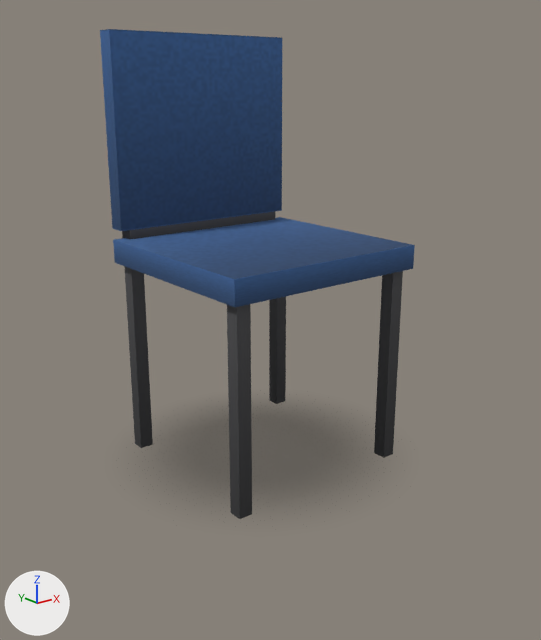
The glTF model data/scans/fixture-models/models/chair.glb: old version first, new version second.
Rendered twice from a 50 mm lens placed at (-0.957, -1.227, 0.795), pointed at (-0.01, -0.043, 0.321). The axes (+X, +Y, +Z) are drawn at lower left. The lights are the same throughout. The older version comes first. Vertices at exactly the same position are counted once.

Script lines for the objects in view, before the commit:
```python
me_back = bpy.data.meshes.new('back')
me_back.from_pydata(...)  # a box spanning x -0.22..0.22, y 0.2..0.24, z 0.5..0.9
me_back.materials.append(mat_back)  # picture img_back
me_legs = bpy.data.meshes.new('legs')
me_legs.from_pydata(...)  # a box spanning x -0.215..-0.185, y 0.175..0.205, z 0.0..0.43; a box spanning x 0.185..0.215, y 0.175..0.205, z 0.0..0.43; a box spanning x -0.215..-0.185, y -0.205..-0.175, z 0.0..0.43; a box spanning x 0.185..0.215, y -0.205..-0.175, z 0.0..0.43; a box spanning x -0.2..0.2, y 0.2..0.235, z 0.46..0.5
me_legs.materials.append(mat_legs)  # picture img_legs
me_seat = bpy.data.meshes.new('seat')
me_seat.from_pydata(...)  # a box spanning x -0.23..0.23, y -0.22..0.22, z 0.43..0.48
me_seat.materials.append(mat_seat)  # picture img_seat
me_shadow = bpy.data.meshes.new('shadow')
me_shadow.from_pydata(...)  # 4 vertices, 2 faces; spans x -0.375..0.375, y -0.375..0.375, z 0.002
me_shadow.materials.append(mat_shadow)  # picture img_shadow
ob_back = bpy.data.objects.new('back', me_back)
ob_back.location = (0.0, 0.0, 0.0)
ob_legs = bpy.data.objects.new('legs', me_legs)
ob_legs.location = (0.0, 0.0, 0.0)
ob_seat = bpy.data.objects.new('seat', me_seat)
ob_seat.location = (0.0, 0.0, 0.0)
ob_shadow = bpy.data.objects.new('shadow', me_shadow)
ob_shadow.location = (0.0, 0.0, 0.0)
```
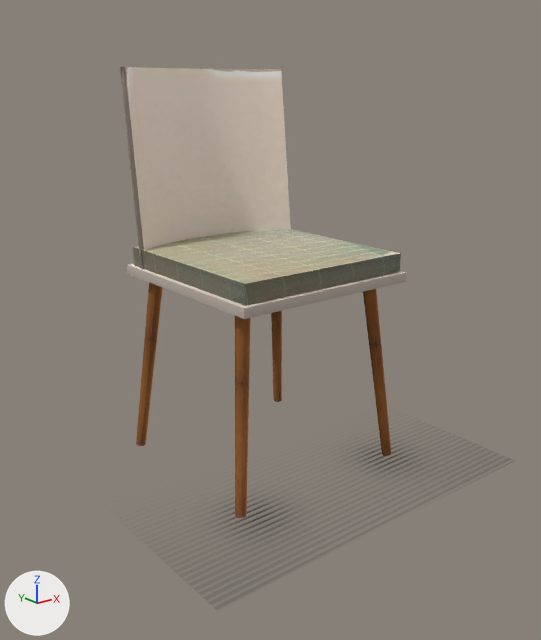
Where the change shows, as pixel boxes (x1, y1, x2, y2) in the pictures (541 x 640 px):
'back', reshaped, recoloured (6% narrower)
    before: (100, 29, 282, 231)
    after: (120, 67, 291, 269)
'seat', reshaped, recoloured (7% narrower)
    before: (113, 217, 415, 307)
    after: (126, 229, 407, 319)
'legs', reshaped, recoloured
    before: (122, 211, 403, 519)
    after: (136, 282, 391, 518)
'shadow', recoloured
    both: (204, 423, 416, 536)
part 3 of me_legs, rebuilt (7% narrower, 10% shorter)
    before: (124, 266, 153, 448)
    after: (136, 282, 163, 446)
part 4 of me_legs, rebuilt (33% narrower, 16% shorter)
    before: (269, 296, 286, 404)
    after: (271, 311, 282, 402)
part 5 of me_legs, rebuilt (35% narrower, 6% shorter)
    before: (227, 304, 252, 519)
    after: (235, 316, 251, 518)
part 6 of me_legs, rebuilt (11% shorter)
    before: (374, 271, 403, 458)
    after: (363, 289, 391, 456)
part 7 of me_legs, deleted
    before: (122, 211, 275, 239)

What changed in the scene script:
```text
Change me_seat:
    remove me_seat.from_pydata(...)  # 8 vertices, 12 faces; spans x -0.23..0.23, y -0.22..0.22, z 0.43..0.48
    remove me_seat.materials.append(mat_seat)  # picture img_seat
    add me_seat.from_pydata(...)  # 16 vertices, 24 faces; spans x -0.21..0.21, y -0.22..0.205, z 0.405..0.465
    me_seat part 1: the whole mesh is rebuilt
    add me_seat.materials.append(mat_seat_0)  # picture img_seat_0
    add me_seat.materials.append(mat_seat_1)  # picture img_seat_1
    add me_seat.materials.append(mat_seat_2)  # picture img_seat_2
    add me_seat.materials.append(mat_seat_3)  # picture img_seat_3
Change me_back:
    remove me_back.from_pydata(...)  # 8 vertices, 12 faces; spans x -0.22..0.22, y 0.2..0.24, z 0.5..0.9
    remove me_back.materials.append(mat_back)  # picture img_back
    add me_back.from_pydata(...)  # 238 vertices, 416 faces; spans x -0.206..0.206, y 0.136..0.246, z 0.41..0.83
    me_back part 2: 8 vertices removed from x -0.22..0.22, y 0.2..0.24, z 0.5..0.9; 238 vertices added at x -0.206..0.206, y 0.136..0.246, z 0.41..0.83
    add me_back.materials.append(mat_back_0)  # picture img_seat_2
    add me_back.materials.append(mat_back_1)  # picture img_seat_3
Change me_legs:
    remove me_legs.from_pydata(...)  # 40 vertices, 60 faces; spans x -0.215..0.215, y -0.205..0.235, z 0.0..0.5
    remove me_legs.materials.append(mat_legs)  # picture img_legs
    add me_legs.from_pydata(...)  # 252 vertices, 444 faces; spans x -0.216..0.216, y -0.206..0.206, z -0.001..0.407
    me_legs part 3: the loose piece of 8 vertices spanning x -0.215..-0.185, y 0.175..0.205, z 0.0..0.43 is rebuilt with 61 vertices and now spans x -0.216..-0.15, y 0.14..0.206, z -0.001..0.407, in mat_legs_0 (picture img_legs_0)
    me_legs part 4: the loose piece of 8 vertices spanning x 0.185..0.215, y 0.175..0.205, z 0.0..0.43 is rebuilt with 61 vertices and now spans x 0.15..0.216, y 0.14..0.206, z -0.001..0.407, in mat_legs_0 (picture img_legs_0)
    me_legs part 5: the loose piece of 8 vertices spanning x -0.215..-0.185, y -0.205..-0.175, z 0.0..0.43 is rebuilt with 61 vertices and now spans x -0.216..-0.15, y -0.206..-0.14, z -0.001..0.407, in mat_legs_0 (picture img_legs_0)
    me_legs part 6: the loose piece of 8 vertices spanning x 0.185..0.215, y -0.205..-0.175, z 0.0..0.43 is rebuilt with 61 vertices and now spans x 0.15..0.216, y -0.206..-0.14, z -0.001..0.407, in mat_legs_0 (picture img_legs_0)
    me_legs part 7: the loose piece of 8 vertices spanning x -0.2..0.2, y 0.2..0.235, z 0.46..0.5 is deleted
    other edits to the shape of me_legs do not show in these pictures
    add me_legs.materials.append(mat_legs_0)  # picture img_legs_0
    add me_legs.materials.append(mat_legs_1)  # picture img_legs_1
    add me_legs.materials.append(mat_legs_2)  # picture img_legs_1
Change me_shadow:
    remove me_shadow.from_pydata(...)  # 4 vertices, 2 faces; spans x -0.375..0.375, y -0.375..0.375, z 0.002
    remove me_shadow.materials.append(mat_shadow)  # picture img_shadow
    add me_shadow.from_pydata(...)  # 4 vertices, 2 faces; spans x -0.4..0.4, y -0.4..0.4, z 0.002
    edits to the shape of me_shadow do not show in these pictures
    add me_shadow.materials.append(mat_shadow_0)  # picture img_shadow_0
```
